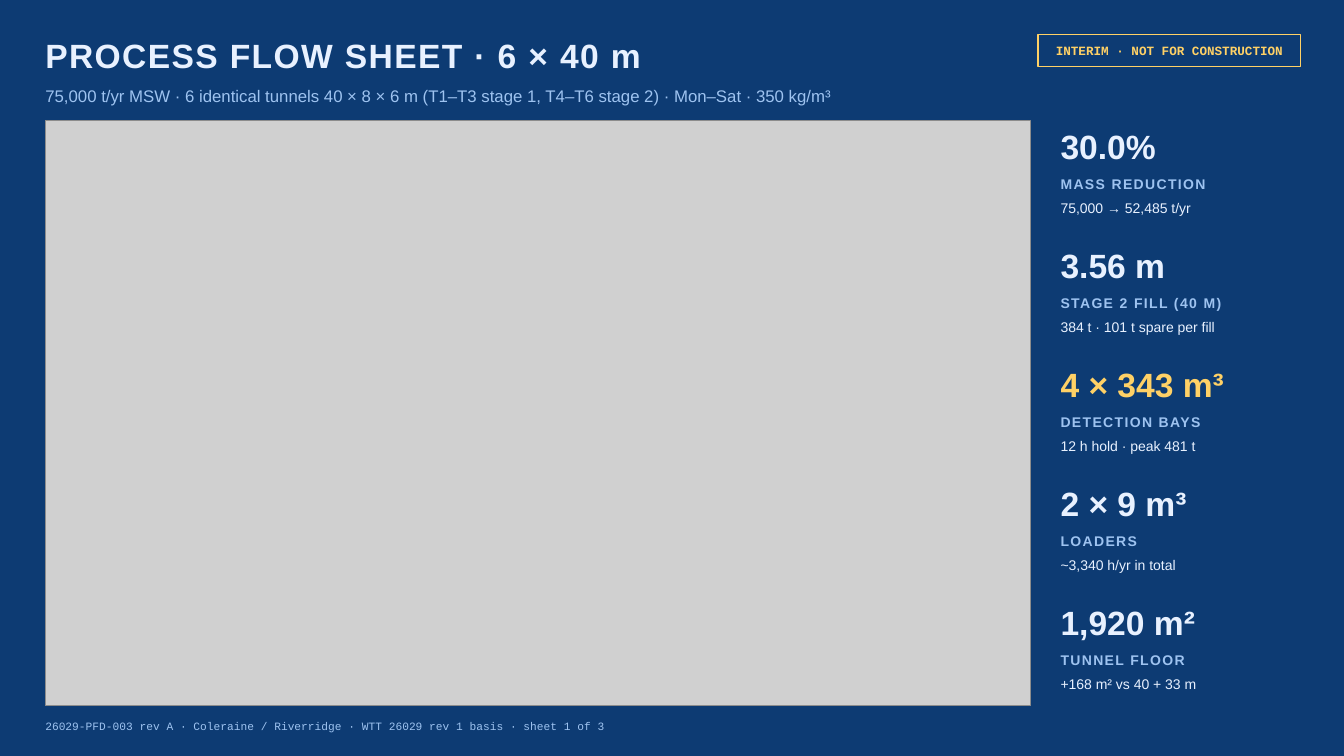
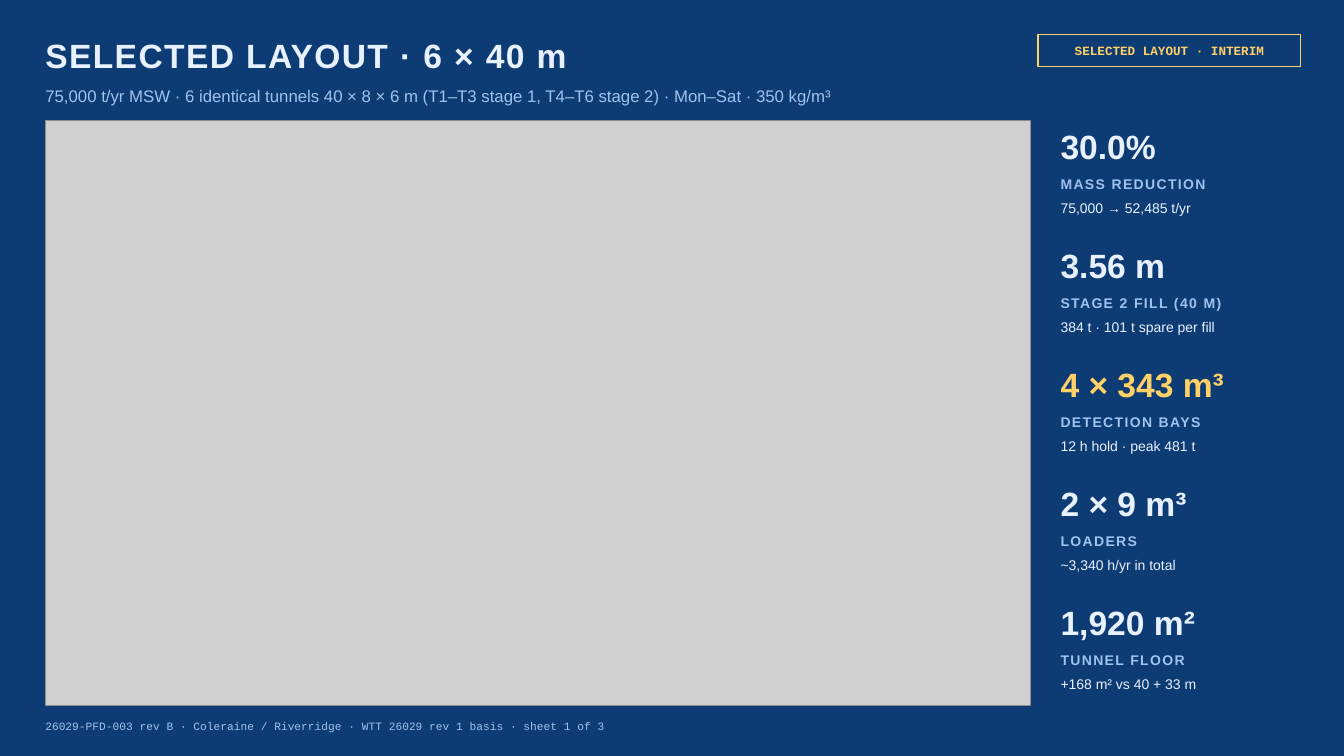
Before and after one commit to kiddr957-boop/tunnel-dashboard, a slide deck: slide 1 of Coleraine-6x40m-Tunnel-PFD.pptx. Drawn at 1344x756 pixels with LibreOffice and Linux fonts; fonts in the diff are those of the drawing; grey boxes stand for pictures. Boxes give left, top, right and bottom in pixels: in the first picture for what was removed or moved away, otherwise in the second. Text is boxed around its words. In the diff, an @@ line names an element or a change of style, - is before the commit and + after.

```diff
--- a/Coleraine-6x40m-Tunnel-PFD.pptx
+++ b/Coleraine-6x40m-Tunnel-PFD.pptx
@@ text at [45,44,567,69]: text changed @@
-PROCESS FLOW SHEET · 6 × 40 m
+SELECTED LAYOUT · 6 × 40 m
@@ text in rectangle at [1075,46,1264,55]: text changed @@
-INTERIM · NOT FOR CONSTRUCTION
+SELECTED LAYOUT · INTERIM
@@ text at [45,722,605,733]: text changed @@
-26029-PFD-003 rev A · Coleraine / Riverridge · WTT 26029 rev 1 basis · sheet 1 of 3
+26029-PFD-003 rev B · Coleraine / Riverridge · WTT 26029 rev 1 basis · sheet 1 of 3
```
Also in this commit, not shown: 2 other slides changed, 3 other files.
